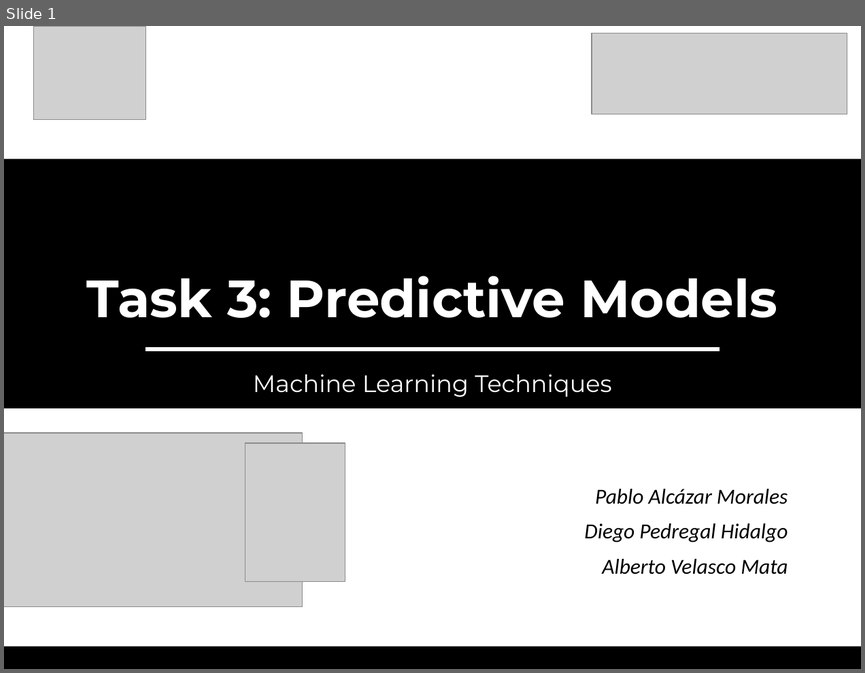
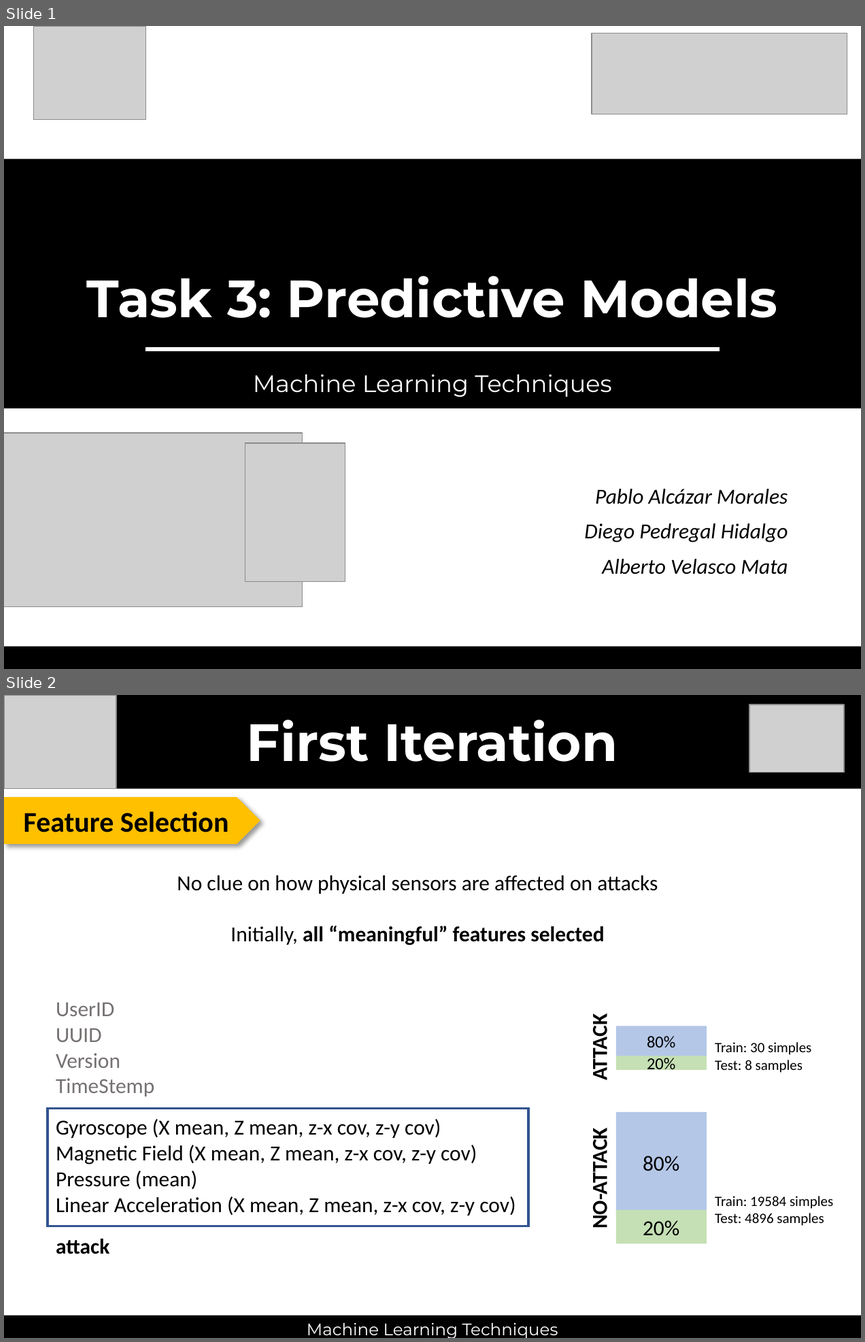
Before and after one commit to thmasker/ML_lab, a slide deck: Task3/doc/Task3.pptx. Shown one above the other, each under a label of ours: slide 1 before the commit, slides 1 and 2 after it. The pictures are 865x673 and 865x1342 pixels, drawn with LibreOffice and Linux fonts; fonts in the diff are those of the drawing; grey boxes stand for pictures. Boxes give left, top, right and bottom in pixels: in the first picture for what was removed or moved away, otherwise in the second. Text is boxed around its words. In the diff, an @@ line names an element or a change of style, - is before the commit and + after.

```diff
--- a/Task3/doc/Task3.pptx
+++ b/Task3/doc/Task3.pptx
@@ slide 2 added at bbox=[4, 695, 861, 1338], background #FFFFFF @@
@@ rectangle added at bbox=[4, 695, 861, 788], fill #000000 @@
@@ picture added at bbox=[4, 695, 116, 788] @@
@@ picture added at bbox=[749, 705, 844, 772] @@
@@ text added at bbox=[247, 719, 618, 762], 44 pt, text #FFFFFF, bold @@
+First Iteration
@@ pentagon arrow added at bbox=[4, 797, 260, 844], fill #FFC000, 24 pt, text #000000, bold @@
+Feature Selection
@@ text added at bbox=[177, 875, 657, 945], 18 pt, text #000000 @@
+No clue on how physical sensors are affected on attacks
+Initially, all “meaningful” features selected
@@ text added at bbox=[587, 1019, 613, 1078], 18 pt, text #000000, bold @@
+ATTACK
@@ rectangle added at bbox=[616, 1025, 706, 1055], fill #B4C7E7, 14 pt, text #000000 @@
+80%
@@ rectangle added at bbox=[616, 1055, 706, 1070], fill #C5E0B4, 14 pt, text #000000 @@
+20%
@@ text added at bbox=[715, 1042, 811, 1072], 12 pt, text #000000 @@
+Train: 30 simples
+Test: 8 samples
@@ rectangle added at bbox=[48, 1108, 529, 1225], outline #325491 2.25 pt @@
@@ text added at bbox=[56, 1119, 515, 1254], 18 pt, text #000000 @@
+UserID
+UUID
+Version
+TimeStemp
+Gyroscope (X mean, Z mean, z-x cov, z-y cov)
+Magnetic Field (X mean, Z mean, z-x cov, z-y cov)
+Pressure (mean)
+Linear Acceleration (X mean, Z mean, z-x cov, z-y cov)
+attack
@@ rectangle added at bbox=[616, 1113, 706, 1213], fill #B4C7E7, 18 pt, text #000000 @@
+80%
@@ text added at bbox=[587, 1137, 613, 1226], 18 pt, text #000000, bold @@
+NO-ATTACK
@@ text added at bbox=[715, 1195, 833, 1225], 12 pt, text #000000 @@
+Train: 19584 simples
+Test: 4896 samples
@@ rectangle added at bbox=[616, 1210, 706, 1243], fill #C5E0B4, 18 pt, text #000000 @@
+20%
@@ rectangle added at bbox=[4, 1315, 861, 1338], fill #000000 @@
@@ text added at bbox=[307, 1322, 558, 1338], 14 pt, text #FFFFFF @@
+Machine Learning Techniques
```
Also in this commit, not shown: 3 slides changed, 5 other slides added, 5 slides removed.
